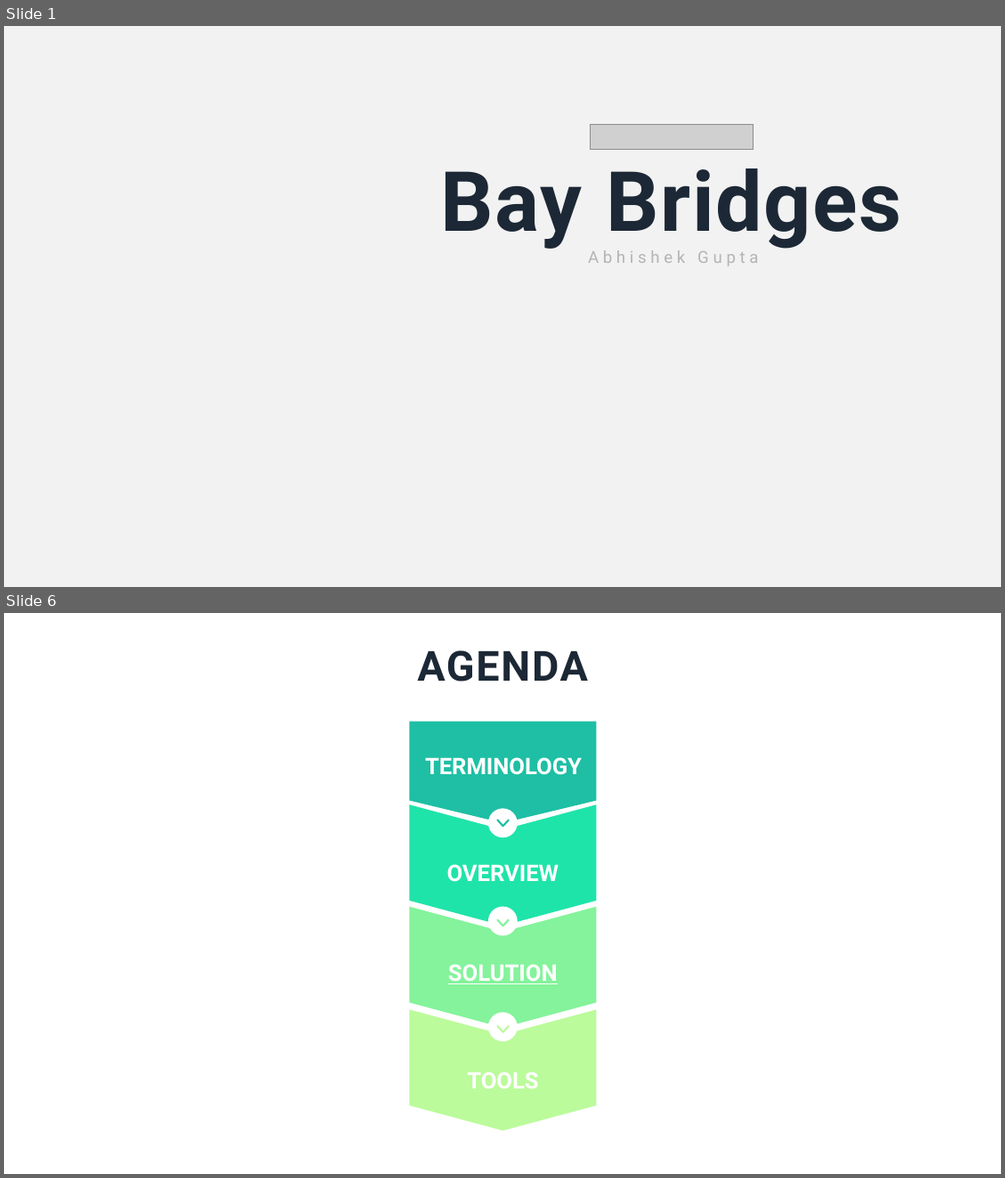
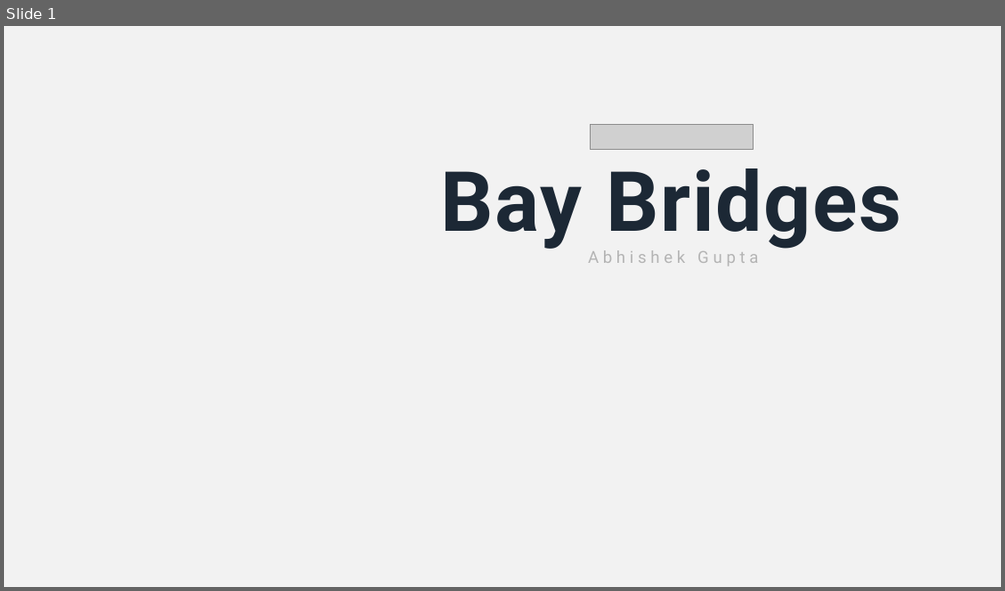
Before and after one commit to ABsolutelyWeb/CSCI-174-Design-and-Analysis-of-Algorithms, a slide deck: ASSIGNMENT 1/Presentation Files/presentation.pptx. Shown one above the other, each under a label of ours: slides 1 and 6 before the commit, slide 1 after it; the slides between them are not shown. The pictures are 1005x1178 and 1005x591 pixels, drawn with LibreOffice and Linux fonts; fonts in the diff are those of the drawing; grey boxes stand for pictures; background and template pictures are left out. Boxes give left, top, right and bottom in pixels: in the first picture for what was removed or moved away, otherwise in the second. Text is boxed around its words. In the diff, an @@ line names an element or a change of style, - is before the commit and + after.

```diff
--- a/ASSIGNMENT 1/Presentation Files/presentation.pptx
+++ b/ASSIGNMENT 1/Presentation Files/presentation.pptx
@@ slide 6 removed at (4,613,1001,1174), background #FFFFFF @@
@@ text removed at (417,650,588,682) @@
-AGENDA
@@ pentagon arrow removed at (409,722,596,823) @@
@@ text removed at (425,757,582,775) @@
-TERMINOLOGY
@@ chevron removed at (410,804,596,925) @@
@@ ellipse removed at (488,809,518,837) @@
@@ freeform shape removed at (497,819,510,827) @@
@@ text removed at (447,864,559,882) @@
-OVERVIEW
@@ chevron removed at (410,906,596,1027) @@
@@ ellipse removed at (488,906,518,935) @@
@@ freeform shape removed at (497,918,510,926) @@
@@ text removed at (448,964,558,984) @@
-SOLUTION
@@ chevron removed at (410,1010,596,1130) @@
@@ ellipse removed at (488,1012,518,1040) @@
@@ freeform shape removed at (497,1025,510,1033) @@
```
Also in this commit, not shown: 1 slide changed, 4 slides added, 20 other slides removed, 2 other files.
